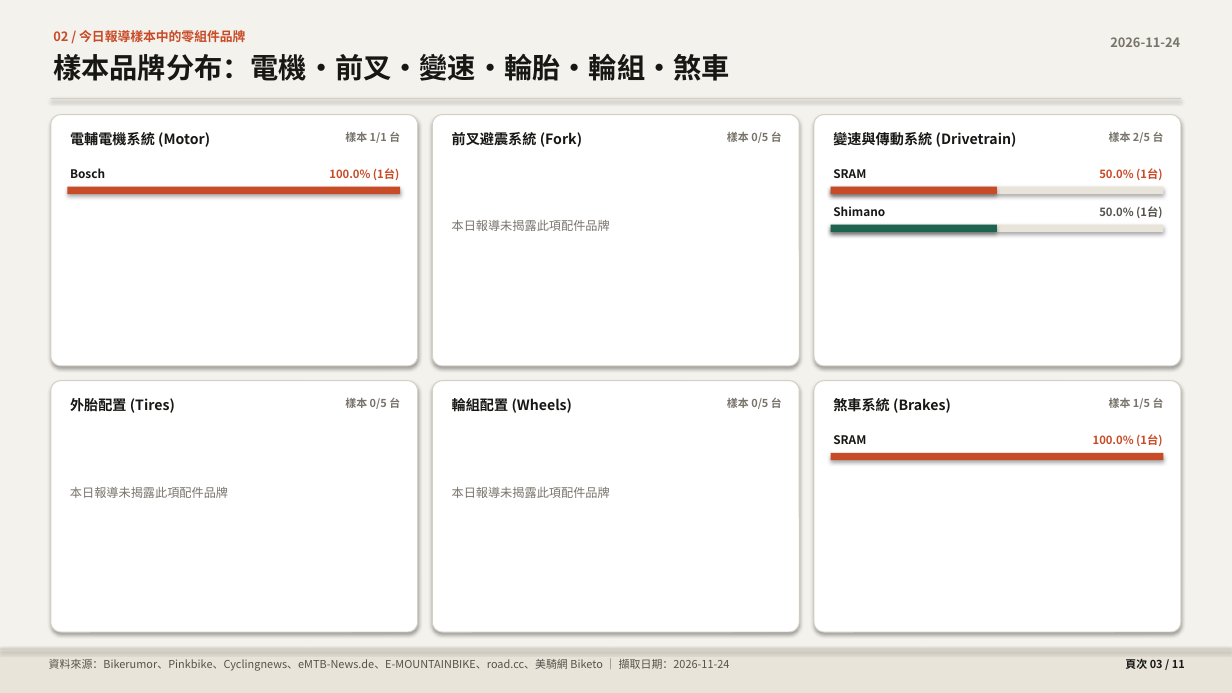
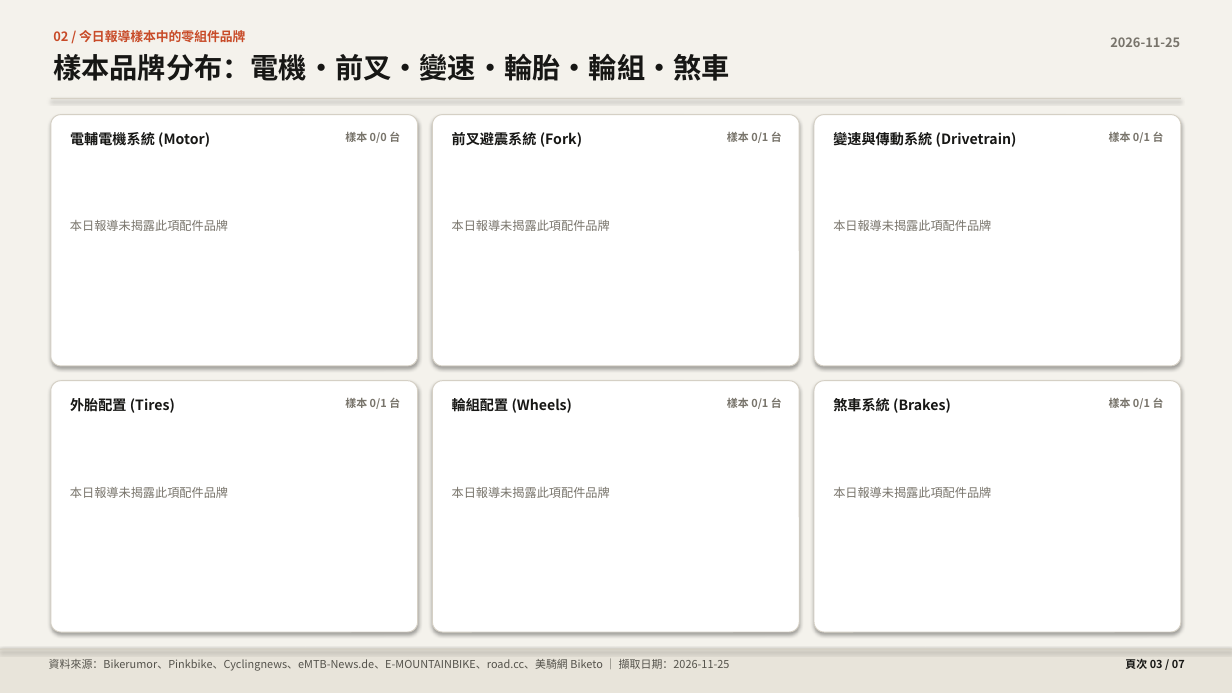
Before and after one commit to pc007ya/BikeResearch-Daily, a slide deck: slide 3 of docs/data/daily_briefing.pptx. Drawn at 1232x693 pixels with LibreOffice and Linux fonts; fonts in the diff are those of the drawing. Boxes give left, top, right and bottom in pixels: in the first picture for what was removed or moved away, otherwise in the second. Text is boxed around its words. In the diff, an @@ line names an element or a change of style, - is before the commit and + after.

```diff
--- a/docs/data/daily_briefing.pptx
+++ b/docs/data/daily_briefing.pptx
@@ text at (1110, 37, 1180, 47): text changed @@
-2026-11-24
+2026-11-25
@@ text at (345, 132, 400, 143): text changed @@
-樣本 1/1 台
+樣本 0/0 台
@@ text at (727, 132, 782, 143): text changed @@
-樣本 0/5 台
+樣本 0/1 台
@@ text at (1109, 132, 1164, 143): text changed @@
-樣本 2/5 台
+樣本 0/1 台
@@ text removed at (70, 168, 105, 178) @@
-Bosch
@@ text removed at (329, 168, 400, 180) @@
-100.0% (1台)
@@ text removed at (833, 169, 866, 178) @@
-SRAM
@@ text removed at (1099, 168, 1162, 180) @@
-50.0% (1台)
@@ rectangle removed at (67, 187, 400, 194) @@
@@ rectangle removed at (831, 187, 1164, 194) @@
@@ rectangle removed at (831, 187, 997, 194) @@
@@ text removed at (833, 206, 885, 216) @@
-Shimano
@@ text removed at (1099, 206, 1162, 218) @@
-50.0% (1台)
@@ text added at (70, 220, 228, 231), 9.5 pt, text #78746B @@
+本日報導未揭露此項配件品牌
@@ rectangle removed at (831, 225, 1164, 232) @@
@@ rectangle removed at (831, 225, 997, 232) @@
@@ text added at (833, 220, 991, 231), 9.5 pt, text #78746B @@
+本日報導未揭露此項配件品牌
@@ text at (345, 398, 400, 409): text changed @@
-樣本 0/5 台
+樣本 0/1 台
@@ text at (727, 398, 782, 409): text changed @@
-樣本 0/5 台
+樣本 0/1 台
@@ text at (1109, 398, 1164, 409): text changed @@
-樣本 1/5 台
+樣本 0/1 台
@@ text removed at (833, 435, 866, 444) @@
-SRAM
@@ text removed at (1093, 434, 1163, 446) @@
-100.0% (1台)
@@ rectangle removed at (831, 453, 1164, 460) @@
@@ text added at (833, 487, 991, 498), 9.5 pt, text #78746B @@
+本日報導未揭露此項配件品牌
@@ text at (49, 659, 730, 671): text changed @@
-資料來源：Bikerumor、Pinkbike、Cyclingnews、eMTB-News.de、E-MOUNTAINBIKE、road.cc、美騎網 Biketo ｜ 擷取日期：2026-11-24
+資料來源：Bikerumor、Pinkbike、Cyclingnews、eMTB-News.de、E-MOUNTAINBIKE、road.cc、美騎網 Biketo ｜ 擷取日期：2026-11-25
@@ text at (1125, 659, 1185, 669): text changed @@
-頁次 03 / 11
+頁次 03 / 07
```
Also in this commit, not shown: 6 other slides changed, 4 slides removed, 10 other files.
